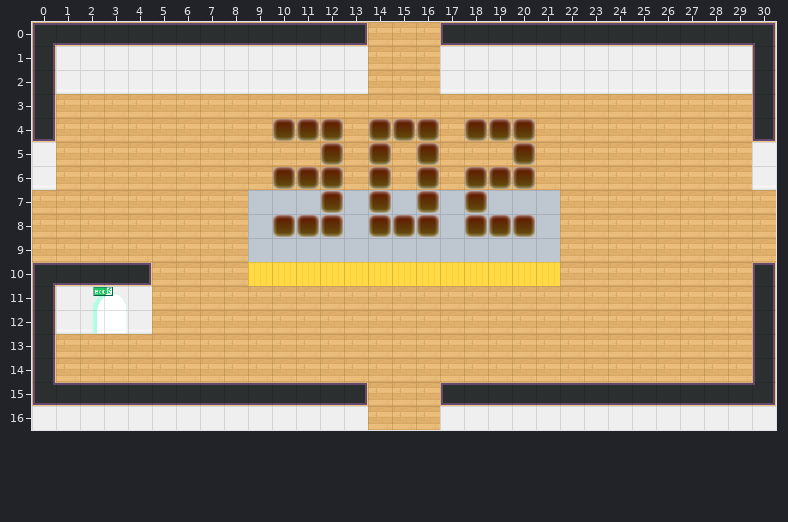
Tiled map (JSON), stored at dist/map/302.json. Above, as it was before the edit.
Cells are 32x32 px. Shown: x 0..30, y 0..16.
After the commit:
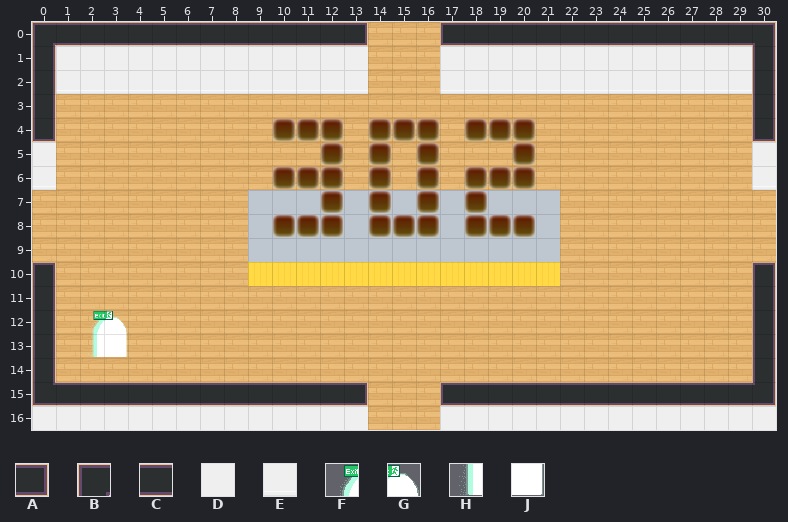
Key: from "tileset5_export": A 47, B 48, C 56, D 62, E 72; from "worldExit": F 0, G 1, H 2, J 3.
_ is an empty cell.
Edits made:
Layer "walltest":
y 10: x 0..4 BCCCA -> _____
y 11: x 1..4 DDDD -> ____
y 12: x 1..4 EEEE -> ____
Layer "LOBBYx":
y 11: x 2..3 FG -> __
y 12: x 2..3 HJ -> FG
y 13: x 2..3 __ -> HJ
Changed places in both pictures, as pixel boxes (x1, y1, x2, y2):
changed: (53, 262, 152, 357)
